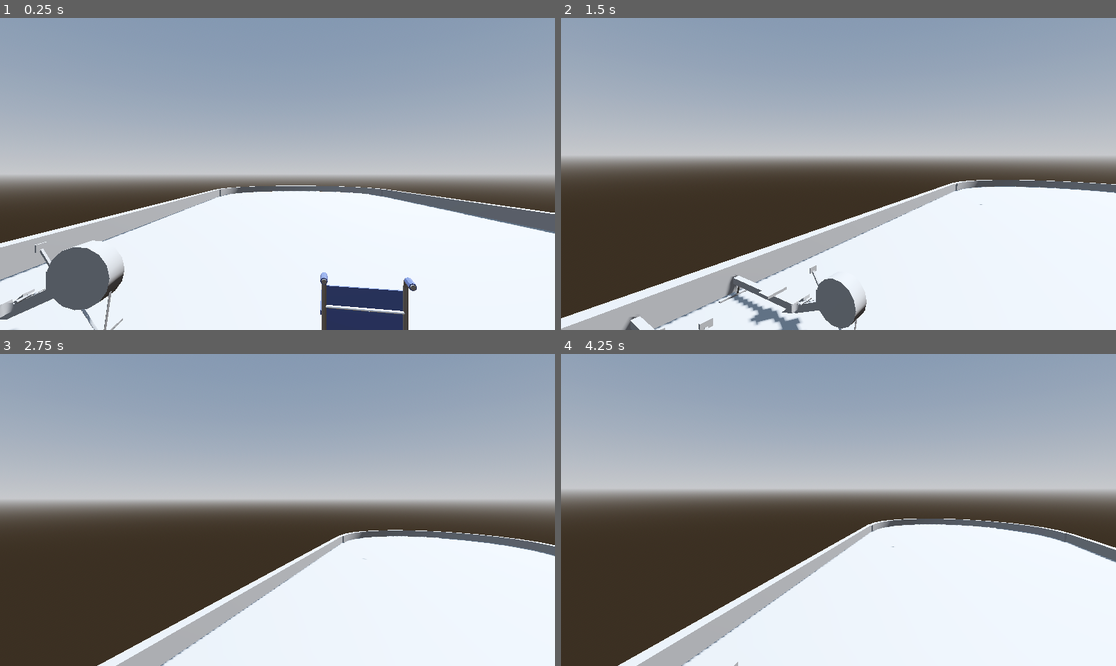
Above: before the commit, frames 1-4 (two rows, left to right).
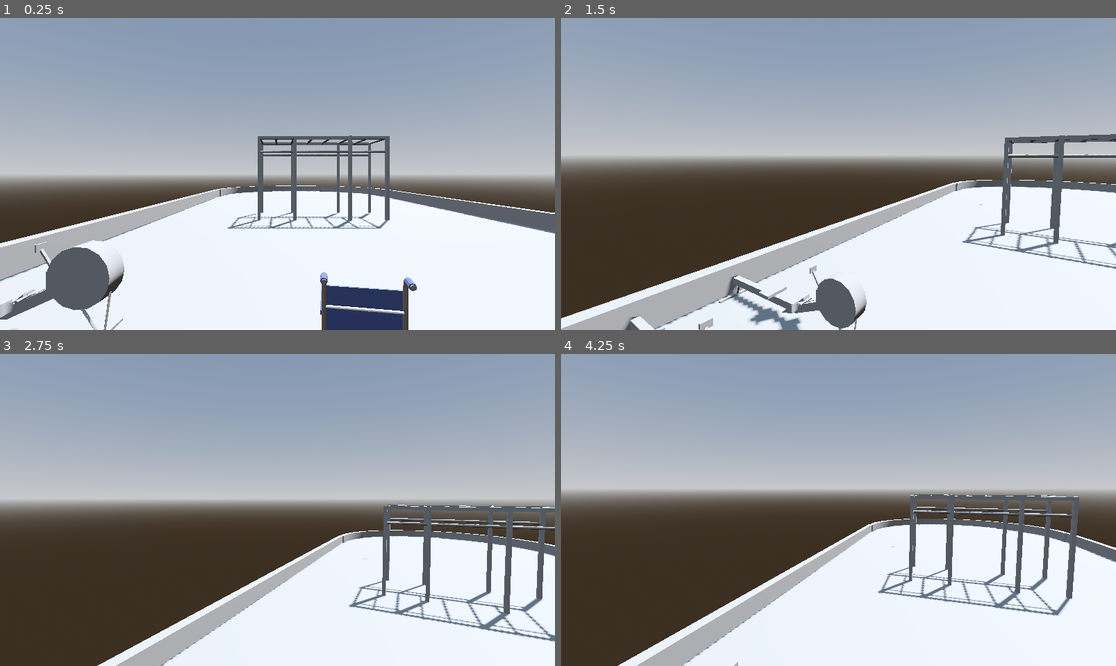
Above: after the commit, the same moments.

Repository: filloso/aps112
Game: Godot game, scene res://scenes/UpperGym.tscn
Same seed, same stepped clock (60 frames per second), same inputs: the game is played once before the commit and once after it.
Inputs (mouse positions are in pixels of both pictures, inside the frame that each line leads up to):
- Up to frame 1 (0.25 s): no input
- Up to frame 2 (1.5 s): tap Enter (ui_accept) at 0.5, 0.77 s; move the mouse to (960, 158) at 0.52 s; hold Right (ui_right) 0.53-1.28 s; tap Shift (sprint) at 0.6, 1.35 s; click (960, 158) at 0.67 s; move the mouse to (810, 174) at 1.27 s; hold Up (ui_up) from 1.28 s (still down)
- Up to frame 3 (2.75 s): keep holding Up (ui_up); tap Enter (ui_accept) at 1.52, 2 s; move the mouse to (288, 503) at 2.02 s; tap Shift (sprint) at 2.1 s
- Up to frame 4 (4.25 s): keep holding Up (ui_up); move the mouse to (832, 516) at 2.77 s; tap Shift (sprint) at 2.85, 3.6 s; click (832, 516) at 2.92 s; tap Enter (ui_accept) at 3.02, 3.5, 3.77 s; move the mouse to (877, 513) at 3.52 s

The runs differ from the first frame. In frame 1, 2.2% of the frame differs, in the area x 40-71%, y 37-68%; in frame 2, 2.2%; in frame 3, 3.6%, in the area x 62-100%, y 48-93%; in frame 4, 3.3%.

Commit message:
Monkey bars

Diff:
--- /dev/null
+++ b/machines/monkey_bars.tscn
@@ -0,0 +1,156 @@
+[gd_scene load_steps=2 format=3 uid="uid://3666jfguamgv"]
+
+[sub_resource type="BoxShape3D" id="BoxShape3D_vjhxx"]
+size = Vector3(4.2973, 2.72174, 1.81531)
+
+[node name="monkey_bars" type="Node3D"]
+
+[node name="CSGBox3D" type="CSGBox3D" parent="."]
+visible = false
+size = Vector3(4.267, 2.74, 1.829)
+
+[node name="MonkeyBars" type="CSGCombiner3D" parent="."]
+
+[node name="6ft" type="CSGCombiner3D" parent="MonkeyBars"]
+
+[node name="MonkeyBar1" type="CSGCylinder3D" parent="MonkeyBars/6ft"]
+transform = Transform3D(1, 0, 0, 0, -4.37114e-08, -1, 0, 1, -4.37114e-08, 0.243359, 1.31438, 0)
+radius = 0.04
+height = 1.829
+
+[node name="MonkeyBar2" type="CSGCylinder3D" parent="MonkeyBars/6ft"]
+transform = Transform3D(1, 0, 0, 0, -4.37114e-08, -1, 0, 1, -4.37114e-08, -2.05489, 1.31438, 0)
+radius = 0.04
+height = 1.829
+
+[node name="MonkeyBar3" type="CSGCylinder3D" parent="MonkeyBars/6ft"]
+transform = Transform3D(1, 0, 0, 0, -4.37114e-08, -1, 0, 1, -4.37114e-08, 2.08942, 1.31438, 0)
+radius = 0.04
+height = 1.829
+
+[node name="MonkeyBar4" type="CSGCylinder3D" parent="MonkeyBars/6ft"]
+transform = Transform3D(1, 0, 0, 0, -4.37114e-08, -1, 0, 1, -4.37114e-08, 1.48796, 1.31438, 0)
+radius = 0.04
+height = 1.829
+
+[node name="MonkeyBar5" type="CSGCylinder3D" parent="MonkeyBars/6ft"]
+transform = Transform3D(1, 0, 0, 0, -4.37114e-08, -1, 0, 1, -4.37114e-08, 0.872185, 1.31438, 0)
+radius = 0.04
+height = 1.829
+
+[node name="MonkeyBar6" type="CSGCylinder3D" parent="MonkeyBars/6ft"]
+transform = Transform3D(1, 0, 0, 0, -4.37114e-08, -1, 0, 1, -4.37114e-08, -0.332795, 1.31438, 0)
+radius = 0.04
+height = 1.829
+
+[node name="MonkeyBar7" type="CSGCylinder3D" parent="MonkeyBars/6ft"]
+transform = Transform3D(1, 0, 0, 0, -4.37114e-08, -1, 0, 1, -4.37114e-08, -0.9438, 1.31438, 0)
+radius = 0.04
+height = 1.829
+
+[node name="MonkeyBar8" type="CSGCylinder3D" parent="MonkeyBars/6ft"]
+transform = Transform3D(1, 0, 0, 0, -4.37114e-08, -1, 0, 1, -4.37114e-08, -1.5233, 1.31438, 0)
+radius = 0.04
+height = 1.829
+
+[node name="MonkeyBar9" type="CSGCylinder3D" parent="MonkeyBars/6ft"]
+transform = Transform3D(-4.37114e-08, 1, -4.37114e-08, 0, -4.37114e-08, -1, -1, -4.37114e-08, 1.91069e-15, -0.0271085, 0.861756, 0.855308)
+radius = 0.04
+height = 1.829
+
+[node name="MonkeyBar10" type="CSGCylinder3D" parent="MonkeyBars/6ft"]
+transform = Transform3D(-4.37114e-08, 1, -4.37114e-08, 0, -4.37114e-08, -1, -1, -4.37114e-08, 1.91069e-15, -0.0271085, 0.861756, -0.840287)
+radius = 0.04
+height = 1.829
+
+[node name="4ft" type="CSGCombiner3D" parent="MonkeyBars"]
+
+[node name="4ftMonkeyBar1" type="CSGCylinder3D" parent="MonkeyBars/4ft"]
+transform = Transform3D(-4.37114e-08, 1, -4.37114e-08, 0, -4.37114e-08, -1, -1, -4.37114e-08, 1.91069e-15, 1.51536, 0.862434, -0.851467)
+radius = 0.04
+height = 1.21
+
+[node name="4ftMonkeyBar2" type="CSGCylinder3D" parent="MonkeyBars/4ft"]
+transform = Transform3D(-4.37114e-08, 1, -4.37114e-08, 0, -4.37114e-08, -1, -1, -4.37114e-08, 1.91069e-15, -1.47256, 0.862434, -0.851467)
+radius = 0.04
+height = 1.21
+
+[node name="4ftMonkeyBar3" type="CSGCylinder3D" parent="MonkeyBars/4ft"]
+transform = Transform3D(-4.37114e-08, 1, -4.37114e-08, 0, -4.37114e-08, -1, -1, -4.37114e-08, 1.91069e-15, -1.47256, 0.862434, 0.831525)
+radius = 0.04
+height = 1.21
+
+[node name="4ftMonkeyBar4" type="CSGCylinder3D" parent="MonkeyBars/4ft"]
+transform = Transform3D(-4.37114e-08, 1, -4.37114e-08, 0, -4.37114e-08, -1, -1, -4.37114e-08, 1.91069e-15, 1.51664, 0.862434, 0.831525)
+radius = 0.04
+height = 1.21
+
+[node name="9ftUpright" type="CSGCombiner3D" parent="."]
+
+[node name="9fUpright1" type="CSGBox3D" parent="9ftUpright"]
+transform = Transform3D(1, 0, 0, 0, 1, 0, 0, 0, 1, 2.09254, 0, 0.862396)
+size = Vector3(0.1, 2.74, 0.1)
+
+[node name="9fUpright2" type="CSGBox3D" parent="9ftUpright"]
+transform = Transform3D(1, 0, 0, 0, 1, 0, 0, 0, 1, -2.08286, 0, 0.8464)
+size = Vector3(0.1, 2.74, 0.1)
+
+[node name="9fUpright3" type="CSGBox3D" parent="9ftUpright"]
+transform = Transform3D(1, 0, 0, 0, 1, 0, 0, 0, 1, -2.08286, 0, -0.840426)
+size = Vector3(0.1, 2.74, 0.1)
+
+[node name="9fUpright4" type="CSGBox3D" parent="9ftUpright"]
+transform = Transform3D(1, 0, 0, 0, 1, 0, 0, 0, 1, 2.09543, -5.96046e-08, -0.840898)
+size = Vector3(0.1, 2.74, 0.1)
+
+[node name="9fUpright5" type="CSGBox3D" parent="9ftUpright"]
+transform = Transform3D(1, 0, 0, 0, 1, 0, 0, 0, 1, 0.876153, -5.96046e-08, -0.840898)
+size = Vector3(0.1, 2.74, 0.1)
+
+[node name="9fUpright7" type="CSGBox3D" parent="9ftUpright"]
+transform = Transform3D(1, 0, 0, 0, 1, 0, 0, 0, 1, -0.912262, -5.96046e-08, 0.843283)
+size = Vector3(0.1, 2.74, 0.1)
+
+[node name="9fUpright10" type="CSGBox3D" parent="9ftUpright"]
+transform = Transform3D(1, 0, 0, 0, 1, 0, 0, 0, 1, -0.912262, -5.96046e-08, -0.839186)
+size = Vector3(0.1, 2.74, 0.1)
+
+[node name="9fUpright8" type="CSGBox3D" parent="9ftUpright"]
+transform = Transform3D(1, 0, 0, 0, 1, 0, 0, 0, 1, 0.882273, -5.96046e-08, 0.873139)
+size = Vector3(0.1, 2.74, 0.1)
+
+[node name="6ftCrossbar" type="CSGCombiner3D" parent="."]
+transform = Transform3D(1, 0, 0, 0, 1, 0, 0, 0, 1, 0, 0.411138, 0)
+
+[node name="6ftCrossbar1" type="CSGBox3D" parent="6ftCrossbar"]
+transform = Transform3D(1, 0, 0, 0, 1, 0, 0, 0, 1, 0, 0.898892, -0.843369)
+size = Vector3(1.82, 0.1, 0.1)
+
+[node name="6ftCrossbar2" type="CSGBox3D" parent="6ftCrossbar"]
+transform = Transform3D(1, 0, 0, 0, 1, 0, 0, 0, 1, 0, 0.898892, 0.84735)
+size = Vector3(1.82, 0.1, 0.1)
+
+[node name="4ftCrossbar" type="CSGCombiner3D" parent="."]
+transform = Transform3D(1, 0, 0, 0, 1, 0, 0, 0, 1, 0, 0.417909, 0)
+
+[node name="4ftCrossbar1" type="CSGBox3D" parent="4ftCrossbar"]
+transform = Transform3D(1, 0, 0, 0, 1, 0, 0, 0, 1, -1.45537, 0.895962, 0.843939)
+size = Vector3(1.21, 0.1, 0.1)
+
+[node name="4ftCrossbar2" type="CSGBox3D" parent="4ftCrossbar"]
+transform = Transform3D(1, 0, 0, 0, 1, 0, 0, 0, 1, -1.45537, 0.895962, -0.844723)
+size = Vector3(1.21, 0.1, 0.1)
+
+[node name="4ftCrossbar3" type="CSGBox3D" parent="4ftCrossbar"]
+transform = Transform3D(1, 0, 0, 0, 1, 0, 0, 0, 1, 1.43319, 0.895962, -0.844723)
+size = Vector3(1.21, 0.1, 0.1)
+
+[node name="4ftCrossbar4" type="CSGBox3D" parent="4ftCrossbar"]
+transform = Transform3D(1, 0, 0, 0, 1, 0, 0, 0, 1, 1.43319, 0.895962, 0.867078)
+size = Vector3(1.21, 0.1, 0.1)
+
+[node name="Area3D" type="Area3D" parent="."]
+
+[node name="CollisionShape3D" type="CollisionShape3D" parent="Area3D"]
+transform = Transform3D(1, 0, 0, 0, 1, 0, 0, 0, 1, 0.00308228, 0.00888062, 0.00701904)
+shape = SubResource("BoxShape3D_vjhxx")
--- a/monkey_bars.tscn
+++ /dev/null
@@ -1,26 +0,0 @@
-[gd_scene format=3 uid="uid://3666jfguamgv"]
-
-[node name="monkey_bars" type="Node3D"]
-
-[node name="CSGBox3D" type="CSGBox3D" parent="."]
-visible = false
-size = Vector3(4.267, 2.74, 1.829)
-
-[node name="MonkeyBars" type="CSGCombiner3D" parent="."]
-visible = false
-
-[node name="MonkeyBar1" type="CSGCylinder3D" parent="MonkeyBars"]
-transform = Transform3D(1, 0, 0, 0, -4.37114e-08, -1, 0, 1, -4.37114e-08, 0, 0, 0)
-radius = 0.04
-
-[node name="9ftUpright" type="CSGCombiner3D" parent="."]
-visible = false
-
-[node name="9fUpright1" type="CSGBox3D" parent="9ftUpright"]
-size = Vector3(0.1, 2.74, 0.1)
-
-[node name="6ftCrossbar" type="CSGCombiner3D" parent="."]
-
-[node name="CSGBox3D" type="CSGBox3D" parent="6ftCrossbar"]
-
-[node name="4ftCrossbar" type="CSGCombiner3D" parent="."]
--- a/scenes/UpperGym.tscn
+++ b/scenes/UpperGym.tscn
@@ -6,6 +6,7 @@
 [ext_resource type="PackedScene" uid="uid://dxpk8fwu246af" path="res://machines/concept_2_rowing_machines.tscn" id="3_3m4h0"]
 [ext_resource type="PackedScene" uid="uid://d3v43s00wx2dj" path="res://machines/wheelchair.tscn" id="4_dw2rt"]
 [ext_resource type="PackedScene" uid="uid://bpw88aac1h5en" path="res://scenes/corridorTeleporter.tscn" id="4_obog8"]
+[ext_resource type="PackedScene" uid="uid://3666jfguamgv" path="res://machines/monkey_bars.tscn" id="7_g6ne3"]
 
 [sub_resource type="ProceduralSkyMaterial" id="ProceduralSkyMaterial_0f2jy"]
 sky_horizon_color = Color(0.64625, 0.65575, 0.67075, 1)
@@ -98,20 +99,22 @@
 [node name="Machines" type="CSGCombiner3D" parent="."]
 use_collision = true
 
-[node name="Concept2RowingMachines" parent="Machines" instance=ExtResource("3_3m4h0")]
-transform = Transform3D(1, 0, 0, 0, 1, 0, 0, 0, 1, -7.458, 0.444332, -5.9)
+[node name="Wheelchair" parent="Machines" instance=ExtResource("4_dw2rt")]
+transform = Transform3D(0.174061, 0, 0.984735, 0, 1, 0, -0.984735, 0, 0.174061, -4.3, 0.735803, -9)
 
-[node name="Concept2RowingMachines2" parent="Machines" instance=ExtResource("3_3m4h0")]
+[node name="RowingMachine" type="CSGCombiner3D" parent="Machines"]
+
+[node name="Concept2RowingMachines4" parent="Machines/RowingMachine" instance=ExtResource("3_3m4h0")]
+transform = Transform3D(1, 0, 0, 0, 1, 0, 0, 0, 1, -7.458, 0.444332, -9.66941)
+
+[node name="Concept2RowingMachines3" parent="Machines/RowingMachine" instance=ExtResource("3_3m4h0")]
+transform = Transform3D(1, 0, 0, 0, 1, 0, 0, 0, 1, -7.458, 0.444332, -8.30071)
+
+[node name="Concept2RowingMachines2" parent="Machines/RowingMachine" instance=ExtResource("3_3m4h0")]
 transform = Transform3D(1, 0, 0, 0, 1, 0, 0, 0, 1, -7.458, 0.444332, -7.11026)
 
-[node name="Concept2RowingMachines3" parent="Machines" instance=ExtResource("3_3m4h0")]
-transform = Transform3D(1, 0, 0, 0, 1, 0, 0, 0, 1, -7.458, 0.444332, -8.30071)
-
-[node name="Concept2RowingMachines4" parent="Machines" instance=ExtResource("3_3m4h0")]
-transform = Transform3D(1, 0, 0, 0, 1, 0, 0, 0, 1, -7.458, 0.444332, -9.66941)
-
-[node name="Wheelchair" parent="Machines" instance=ExtResource("4_dw2rt")]
-transform = Transform3D(0.174061, 0, 0.984735, 0, 1, 0, -0.984735, 0, 0.174061, -4.3, 0.735803, -9)
+[node name="Concept2RowingMachines" parent="Machines/RowingMachine" instance=ExtResource("3_3m4h0")]
+transform = Transform3D(1, 0, 0, 0, 1, 0, 0, 0, 1, -7.458, 0.444332, -5.9)
 
 [node name="Teleports - Enter to Teleport" type="Node3D" parent="."]
 transform = Transform3D(1, 0, 0, 0, 1, 0, 0, 0, 1, -2.30444, 0.940683, 1.32892)
@@ -120,3 +123,6 @@
 transform = Transform3D(1, 0, 0, 0, 1, 0, 0, 0, 1, -4.23442, 0.0944368, -0.219887)
 
 [node name="CorridorTeleport" parent="Teleports - Enter to Teleport" instance=ExtResource("4_obog8")]
+
+[node name="monkey_bars" parent="." instance=ExtResource("7_g6ne3")]
+transform = Transform3D(1, 0, 0, 0, 1, 0, 0, 0, 1, -3.36984, 1.71904, -16.8242)
Not shown: 1 places in scenes/UpperGym.tscn that only renumber resources
